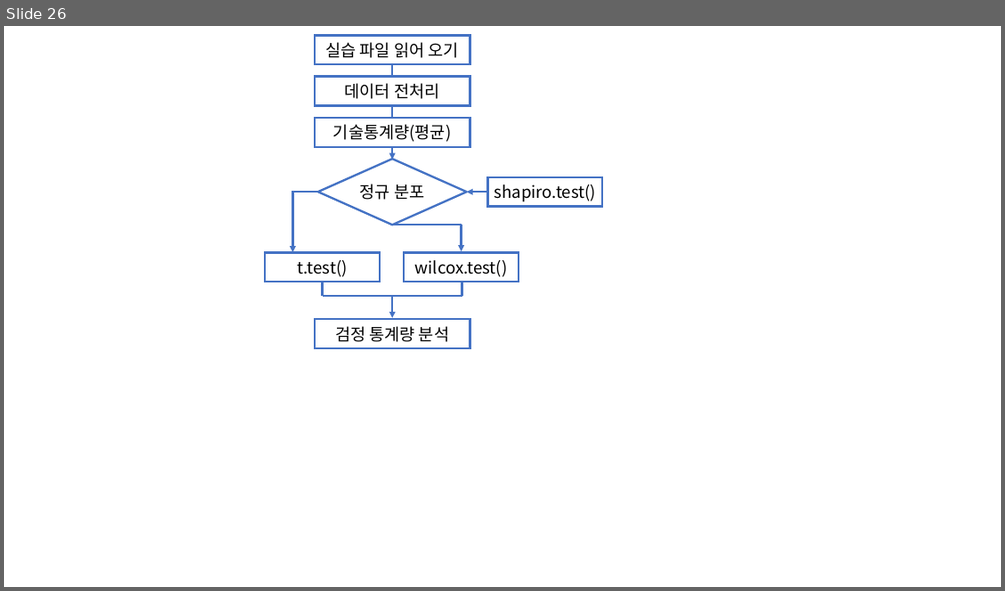
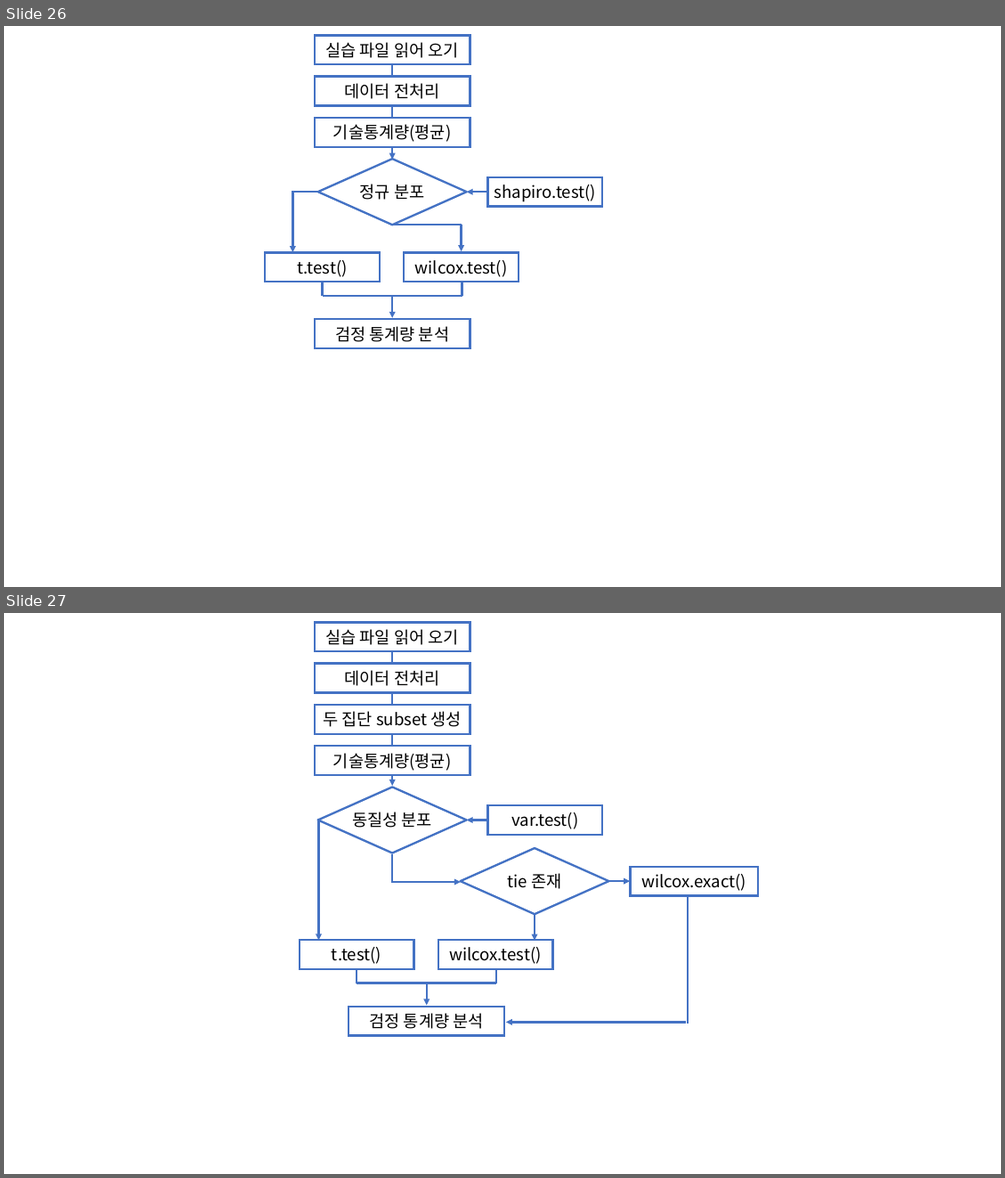
Before and after one commit to Rap0d/rap0d.github.io, a slide deck: assets/form/matrix.pptx. Shown one above the other, each under a label of ours: slide 26 before the commit, slides 26 and 27 after it. The pictures are 1005x591 and 1005x1178 pixels, drawn with LibreOffice and Linux fonts; fonts in the diff are those of the drawing. Boxes give left, top, right and bottom in pixels: in the first picture for what was removed or moved away, otherwise in the second. Text is boxed around its words. In the diff, an @@ line names an element or a change of style, - is before the commit and + after.

```diff
--- a/assets/form/matrix.pptx
+++ b/assets/form/matrix.pptx
@@ slide 27 added at (x1=4, y1=613, x2=1001, y2=1174), background #FFFFFF @@
@@ rectangle added at (x1=315, y1=622, x2=469, y2=651), fill #FFFFFF, outline #4472C4 2 pt, 16 pt, text #000000 @@
+실습 파일 읽어 오기
@@ rectangle added at (x1=315, y1=663, x2=469, y2=692), fill #FFFFFF, outline #4472C4 2 pt, 16 pt, text #000000 @@
+데이터 전처리
@@ arrow added from (392, 650) to (392, 786), #4472C4 2 pt @@
@@ rectangle added at (x1=315, y1=705, x2=469, y2=733), fill #FFFFFF, outline #4472C4 2 pt, 16 pt, text #000000 @@
+두 집단 subset 생성
@@ rectangle added at (x1=315, y1=747, x2=469, y2=775), fill #FFFFFF, outline #4472C4 2 pt, 16 pt, text #000000 @@
+기술통계량(평균)
@@ freeform shape added at (x1=318, y1=787, x2=467, y2=853), fill #FFFFFF, outline #4472C4 2 pt @@
@@ arrow added from (319, 819) to (319, 940), #4472C4 2 pt @@
@@ text added at (x1=352, y1=811, x2=432, y2=827), 16 pt, text #000000 @@
+동질성 분포
@@ arrow added from (488, 820) to (467, 820), #4472C4 2 pt @@
@@ rectangle added at (x1=488, y1=805, x2=602, y2=835), fill #FFFFFF, outline #4472C4 2 pt, 16 pt, text #000000 @@
+var.test()
@@ freeform shape added at (x1=461, y1=848, x2=609, y2=914), fill #FFFFFF, outline #4472C4 2 pt @@
@@ line added from (392, 854) to (392, 882), #4472C4 2 pt @@
@@ text added at (x1=508, y1=873, x2=561, y2=889), 16 pt, text #000000 @@
+tie 존재
@@ rectangle added at (x1=630, y1=867, x2=758, y2=896), fill #FFFFFF, outline #4472C4 2 pt, 16 pt, text #000000 @@
+wilcox.exact()
@@ arrow added from (391, 882) to (461, 882), #4472C4 2 pt @@
@@ arrow added from (609, 882) to (630, 882), #4472C4 2 pt @@
@@ line added from (688, 896) to (688, 1022), #4472C4 2 pt @@
@@ arrow added from (535, 914) to (535, 941), #4472C4 2 pt @@
@@ rectangle added at (x1=299, y1=940, x2=413, y2=969), fill #FFFFFF, outline #4472C4 2 pt, 16 pt, text #000000 @@
+t.test()
@@ rectangle added at (x1=438, y1=940, x2=553, y2=969), fill #FFFFFF, outline #4472C4 2 pt, 16 pt, text #000000 @@
+wilcox.test()
@@ line added from (357, 983) to (497, 983), #4472C4 2 pt @@
@@ line added from (357, 983) to (357, 969), #4472C4 2 pt @@
@@ arrow added from (427, 982) to (427, 1005), #4472C4 2 pt @@
@@ line added from (496, 983) to (496, 969), #4472C4 2 pt @@
@@ rectangle added at (x1=348, y1=1006, x2=504, y2=1036), fill #FFFFFF, outline #4472C4 2 pt, 16 pt, text #000000 @@
+검정 통계량 분석
@@ arrow added from (686, 1022) to (506, 1022), #4472C4 2 pt @@
```
Also in this commit, not shown: 17 slides changed, 1 other slide added, 3 other files.
